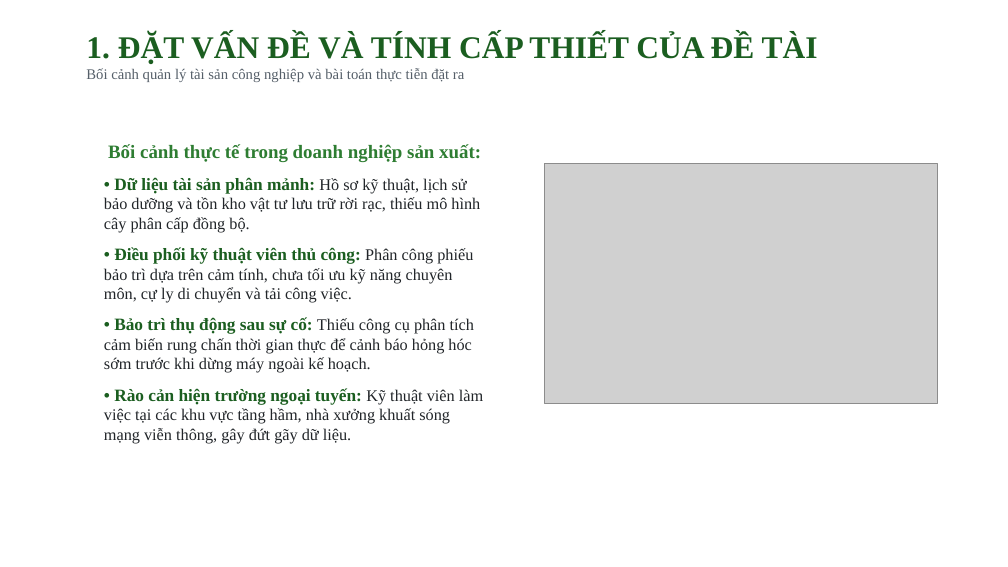
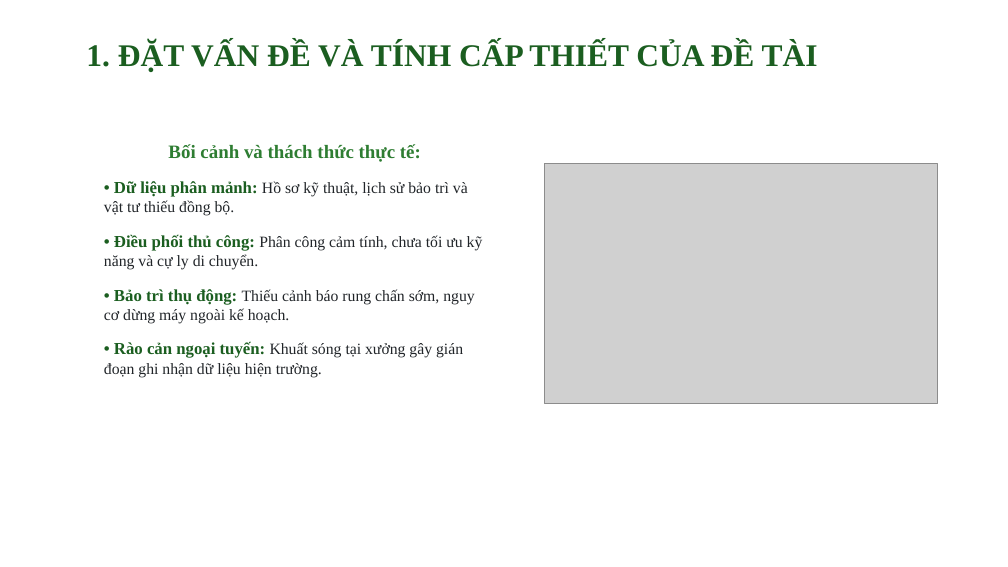
Before and after one commit to kietvo5924/eam-enterprise-assset-management2, a slide deck: slide 2 of docs/DO_AN_TOT_NGHIEP_EAM_THUYET_TRINH.pptx. Drawn at 1008x567 pixels with LibreOffice and Linux fonts; fonts in the diff are those of the drawing; grey boxes stand for pictures. Boxes give left, top, right and bottom in pixels: in the first picture for what was removed or moved away, otherwise in the second. Text is boxed around its words. In the diff, an @@ line names an element or a change of style, - is before the commit and + after.

```diff
--- a/docs/DO_AN_TOT_NGHIEP_EAM_THUYET_TRINH.pptx
+++ b/docs/DO_AN_TOT_NGHIEP_EAM_THUYET_TRINH.pptx
@@ text at (86, 68, 464, 82): paragraph removed @@
-Bối cảnh quản lý tài sản công nghiệp và bài toán thực tiễn đặt ra
@@ text at (104, 144, 483, 377): text changed; size 15.5 to 15 pt @@
-Bối cảnh thực tế trong doanh nghiệp sản xuất:
-• Dữ liệu tài sản phân mảnh: Hồ sơ kỹ thuật, lịch sử bảo dưỡng và tồn kho vật tư lưu trữ rời rạc, thiếu mô hình cây phân cấp đồng bộ.
-• Điều phối kỹ thuật viên thủ công: Phân công phiếu bảo trì dựa trên cảm tính, chưa tối ưu kỹ năng chuyên môn, cự ly di chuyển và tải công việc.
-• Bảo trì thụ động sau sự cố: Thiếu công cụ phân tích cảm biến rung chấn thời gian thực để cảnh báo hỏng hóc sớm trước khi dừng máy ngoài kế hoạch.
-• Rào cản hiện trường ngoại tuyến: Kỹ thuật viên làm việc tại các khu vực tầng hầm, nhà xưởng khuất sóng mạng viễn thông, gây đứt gãy dữ liệu.
+Bối cảnh và thách thức thực tế:
+• Dữ liệu phân mảnh: Hồ sơ kỹ thuật, lịch sử bảo trì và vật tư thiếu đồng bộ.
+• Điều phối thủ công: Phân công cảm tính, chưa tối ưu kỹ năng và cự ly di chuyển.
+• Bảo trì thụ động: Thiếu cảnh báo rung chấn sớm, nguy cơ dừng máy ngoài kế hoạch.
+• Rào cản ngoại tuyến: Khuất sóng tại xưởng gây gián đoạn ghi nhận dữ liệu hiện trường.
```
Also in this commit, not shown: 6 other slides changed, 9 other files.
